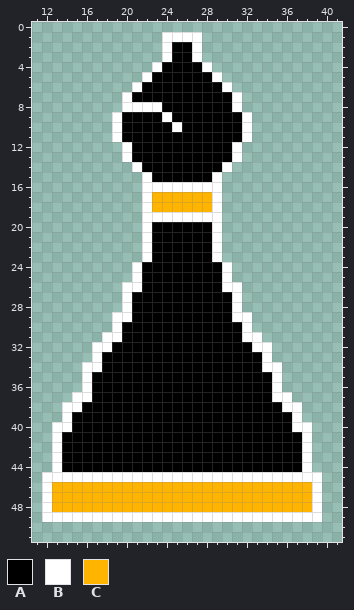
Edited in one commit: pixel-art sprite (public/assets/drummyfish chess/bishopB4.png). This is how it looked before the edit.
The file is 52x52 pixels. Shown: x 11..41, y 0..51.
Palette (. is transparent): A #000000  B #ffffff  C #ffb400
Pixels before, first column x 12:
 1 ............BBBB............
 2 ............BAAB............
 3 ............BAAB............
 4 ...........BAAAAB...........
 5 ..........BAAAAAAB..........
 6 .........BAAAAAAAAB.........
 7 ........BAAAAAAAAAAB........
 8 ........BBBBAAAAAAAB........
 9 .......BAAAABAAAAAAAB.......
10 .......BAAAAABAAAAAAB.......
11 .......BAAAAAAAAAAAAB.......
12 ........BAAAAAAAAAAB........
13 ........BAAAAAAAAAAB........
14 .........BAAAAAAAAB.........
15 ..........BAAAAAAB..........
16 ..........BBBBBBBB..........
17 ..........BCCCCCCB..........
18 ..........BCCCCCCB..........
19 ..........BBBBBBBB..........
20 ..........BAAAAAAB..........
21 ..........BAAAAAAB..........
22 ..........BAAAAAAB..........
23 ..........BAAAAAAB..........
24 .........BAAAAAAAAB.........
25 .........BAAAAAAAAB.........
26 ........BBAAAAAAAABB........
27 ........BAAAAAAAAAAB........
28 ........BAAAAAAAAAAB........
29 .......BBAAAAAAAAAABB.......
30 .......BAAAAAAAAAAAAB.......
31 ......BBAAAAAAAAAAAABB......
32 .....BBAAAAAAAAAAAAAABB.....
33 .....BAAAAAAAAAAAAAAAAB.....
34 ....BBAAAAAAAAAAAAAAAABB....
35 ....BAAAAAAAAAAAAAAAAAAB....
36 ....BAAAAAAAAAAAAAAAAAAB....
37 ...BBAAAAAAAAAAAAAAAAAABB...
38 ..BBAAAAAAAAAAAAAAAAAAAABB..
39 ..BAAAAAAAAAAAAAAAAAAAAAAB..
40 .BBAAAAAAAAAAAAAAAAAAAAAABB.
41 .BAAAAAAAAAAAAAAAAAAAAAAAAB.
42 .BAAAAAAAAAAAAAAAAAAAAAAAAB.
43 .BAAAAAAAAAAAAAAAAAAAAAAAAB.
44 .BAAAAAAAAAAAAAAAAAAAAAAAAB.
45 BBBBBBBBBBBBBBBBBBBBBBBBBBBB
46 BCCCCCCCCCCCCCCCCCCCCCCCCCCB
47 BCCCCCCCCCCCCCCCCCCCCCCCCCCB
48 BCCCCCCCCCCCCCCCCCCCCCCCCCCB
49 BBBBBBBBBBBBBBBBBBBBBBBBBBBB
After the commit:
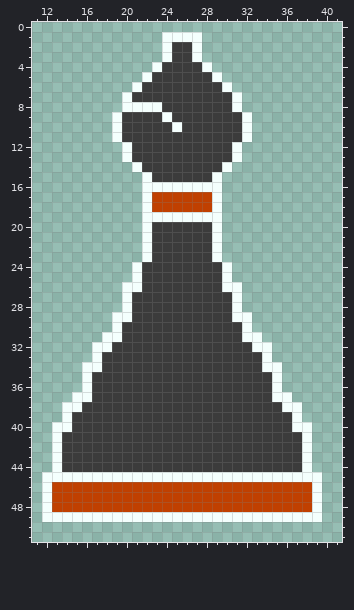
Edits made:
colour A: #000000 -> #3b3b3b
colour B: #ffffff -> #f4fffd
colour C: #ffb400 -> #c04000
Where, in picture pixels (left, top, right, bottom), the same in both pictures:
changed: (42, 32, 322, 522)
